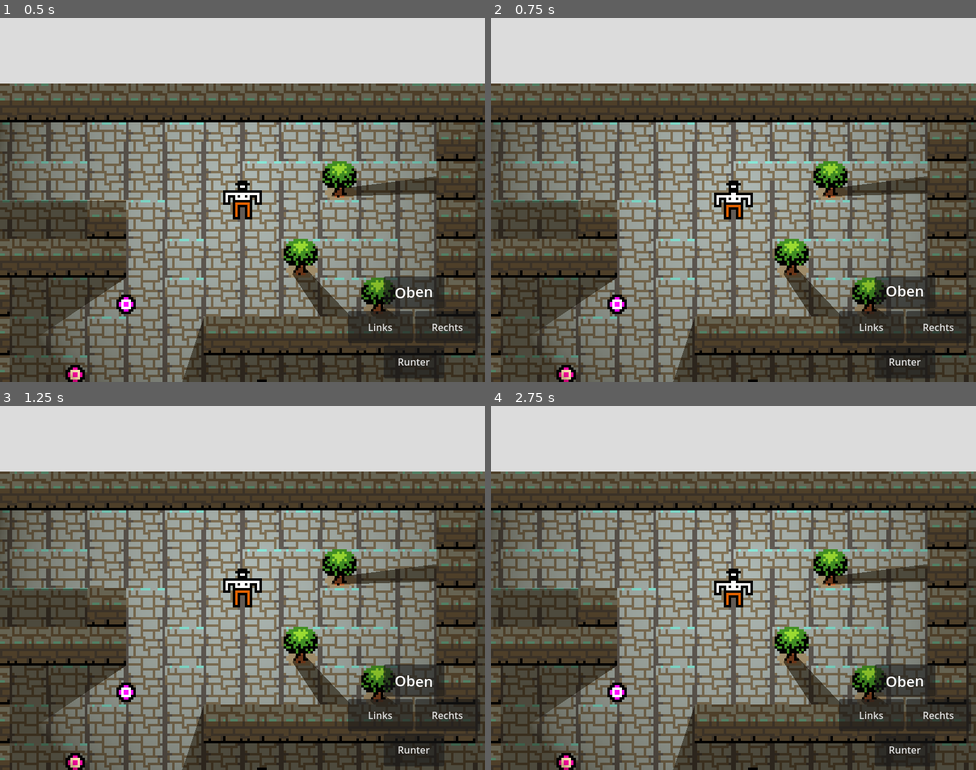
Above: before the commit, frames 1-4 (two rows, left to right).
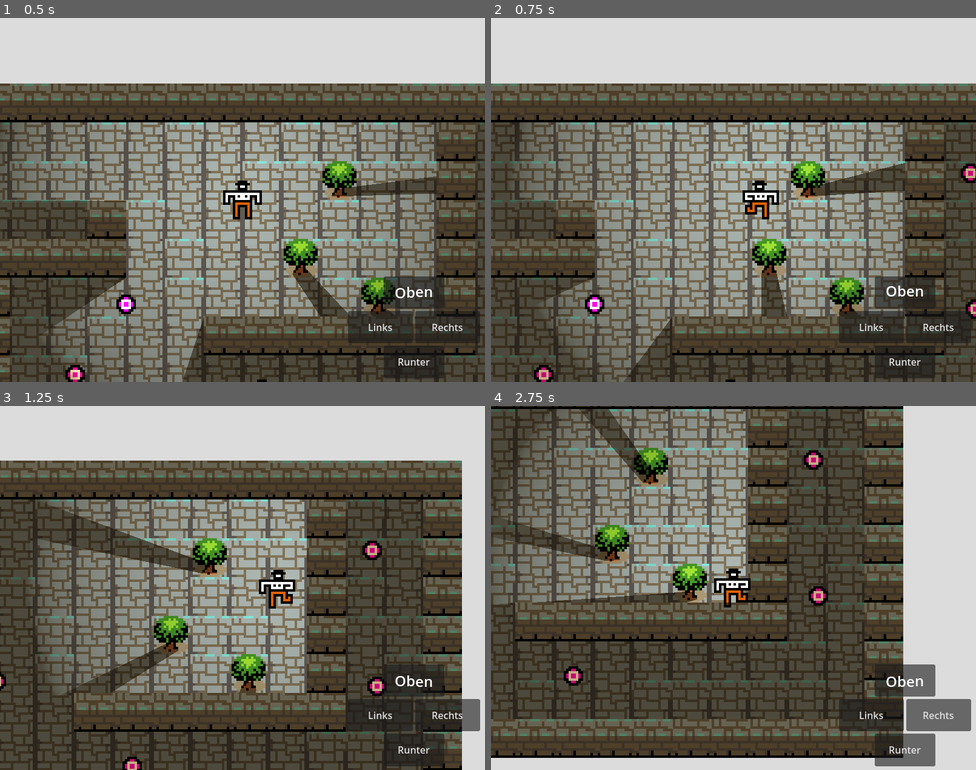
Above: after the commit, the same moments.

Repository: ratkingsminion/mmvr-godot-course
Game: Godot game, scene res://scenes/zeldalike.tscn
The game is run twice, just before and just after one commit, with the same random seed, the same clock (stepped at 60 frames per second) and the same inputs.
Inputs (mouse positions are in pixels of both pictures, inside the frame that each line leads up to):
- Up to frame 1 (0.5 s): no input
- Up to frame 2 (0.75 s): tap Enter at 0.5 s; move the mouse to (840, 181) at 0.52 s; hold D (move_right) from 0.53 s (still down); click (840, 181) at 0.67 s
- Up to frame 3 (1.25 s): keep holding D (move_right)
- Up to frame 4 (2.75 s): move the mouse to (636, 606) at 1.27 s; release D (move_right) at 1.28 s; hold S (move_down) 1.28-2.03 s; move the mouse to (782, 507) at 2.02 s; hold D (move_right) from 2.03 s (still down)

Frame 1 is identical in both runs. In frame 2, 38% of the frame differs, in the area x 0-100%, y 18-100%; in frame 3, 56%; in frame 4, 78%, in the area x 0-100%, y 0-100%.

Commit message:
Allow both keyboard controls and button controls for Zelda-like player

Diff:
--- a/ss25/scripts/zelda_player.gd
+++ b/ss25/scripts/zelda_player.gd
@@ -45,15 +45,17 @@
 ## dass selbst bei 10 Frames pro Sekunde oder bei 400 Frames pro Sekunde, die folgende Funktion
 ## wirklich nur 60 Mal pro Sekunde aufgerufen wird. (Im Gegensatz zu _process().)
 func _physics_process(delta: float) -> void:
-	# Bewegung via Actions - auskommentiert, da wir über die Buttons in der UI die Figur steuern
-	#var move_dir := Input.get_vector("move_left", "move_right", "move_up", "move_down")
+	## Bewegung via Actions - eigentlich steuern wir die Figur über die Buttons in der UI,
+	## aber man kann ja beides verknüpfen
+	var input_move_dir := Input.get_vector("move_left", "move_right", "move_up", "move_down")
+	var final_move_dir := move_dir if move_dir else input_move_dir
 
 	## Da move_dir ein Vektor ist und der Null-Vektor (x=0 und y=0) als "false" interpretiert wird,
 	## kann man einfach "if move_dir" abfragen, um festzustellen, ob es gerade eine Eingabe über
 	## über die Bewegungsbuttons gibt. Ist dies der Fall, wird die "velocity"-Variable von
 	## CharacaterBody2D entsprechend gesetzt. Andernfalls ("else") wird die velocity dem Null-Vektor
 	## angenähert (via move_toward().
-	if move_dir: velocity = move_dir * SPEED
+	if final_move_dir: velocity = final_move_dir * SPEED
 	else: velocity = velocity.move_toward(Vector2.ZERO, SPEED)
 
 	## Die folgende Funktion wird aufgerufen, damit die "velocity"-Variable überhaupt benutzt wird.
